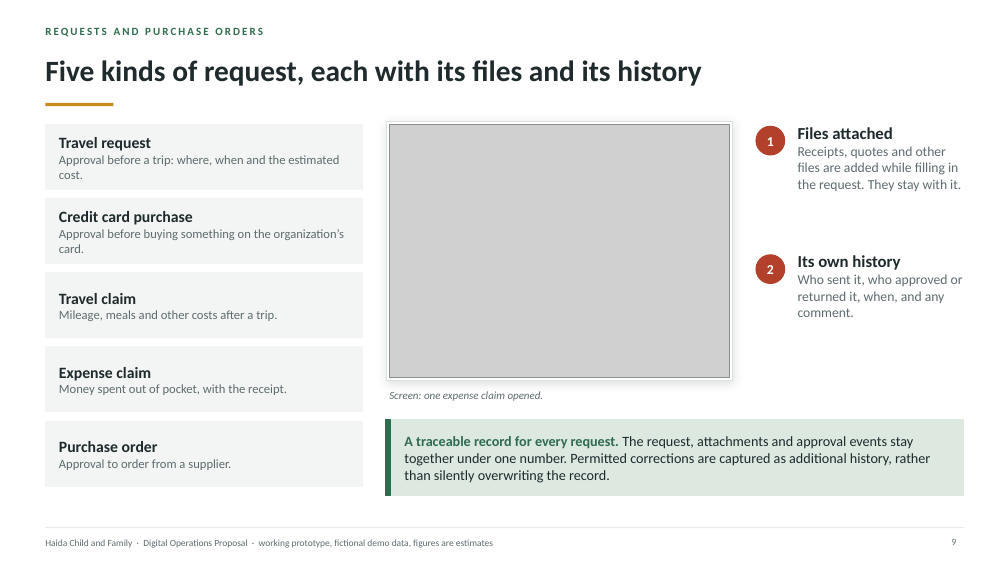
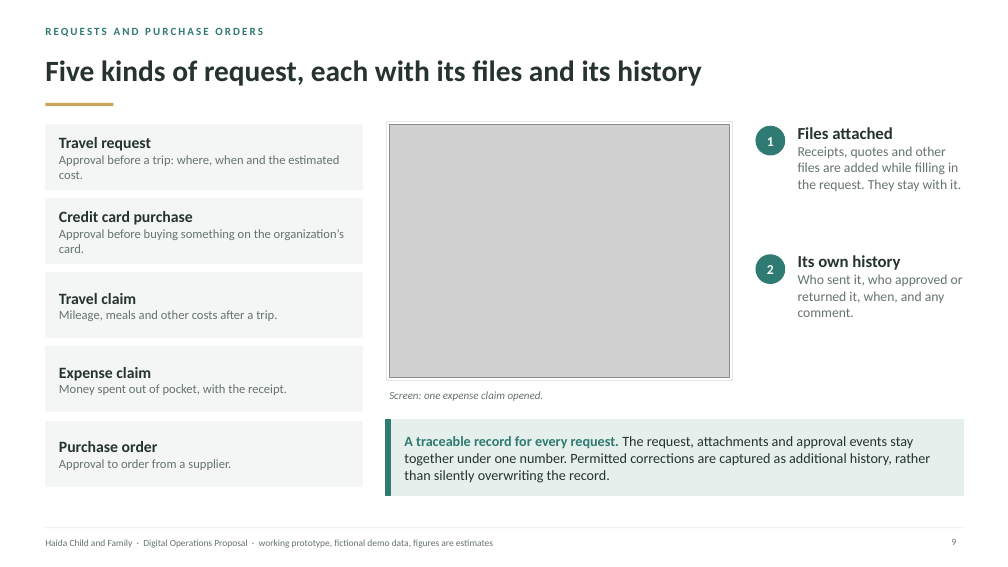
Before and after one commit to AndalibOlee/Portfolio, a slide deck: slide 9 of demo-platform/docs/Haida_Child_and_Family_Executive_Digital_Operations_Proposal.pptx. Drawn at 1008x567 pixels with LibreOffice and Linux fonts; fonts in the diff are those of the drawing; grey boxes stand for pictures. Boxes give left, top, right and bottom in pixels: in the first picture for what was removed or moved away, otherwise in the second. Text is boxed around its words. In the diff, an @@ line names an element or a change of style, - is before the commit and + after.

```diff
--- a/demo-platform/docs/Haida_Child_and_Family_Executive_Digital_Operations_Proposal.pptx
+++ b/demo-platform/docs/Haida_Child_and_Family_Executive_Digital_Operations_Proposal.pptx
@@ text "REQUESTS AND PURCHASE ORDERS" at <box>45,27,263,37</box>: text colour #2F6B4F to #2F7A72 @@
@@ rectangle at <box>45,103,113,106</box>: fill #C98A1B to #C9A45C @@
@@ rectangle at <box>386,122,733,380</box>: outline #DCE2DE 0.75 pt to #E2E9E5 0.75 pt; shadow off @@
@@ ellipse at <box>756,126,785,155</box>: fill #B3402A to #2F7A72; outline #B3402A 1 pt to #2F7A72 1 pt @@
@@ ellipse at <box>756,255,785,284</box>: fill #B3402A to #2F7A72; outline #B3402A 1 pt to #2F7A72 1 pt @@
@@ text "Screen: one expense claim opened." at <box>389,391,544,401</box>: text colour #5E6B6E to #66736F @@
@@ rectangle at <box>386,420,964,495</box>: fill #DCE8E0 to #E5EFEB; outline #DCE8E0 1 pt to #E5EFEB 1 pt @@
@@ rectangle at <box>386,420,390,495</box>: fill #2F6B4F to #2F7A72; outline #2F6B4F 1 pt to #2F7A72 1 pt @@
@@ text "A traceable record for every ..." at <box>404,436,930,483</box>: text colour #2F6B4F to #2F7A72 in "A traceable record for every request."; text colour #1E2A2C to #26332F in "The request, attachments and approval events stay ..." @@
```
Also in this commit, not shown: 21 other slides changed, 32 other files.
